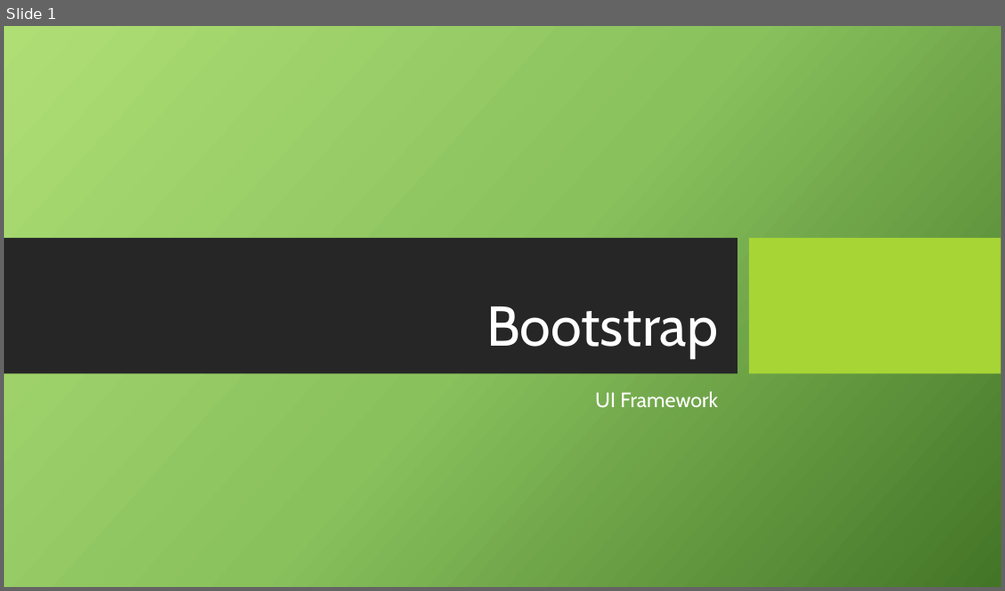
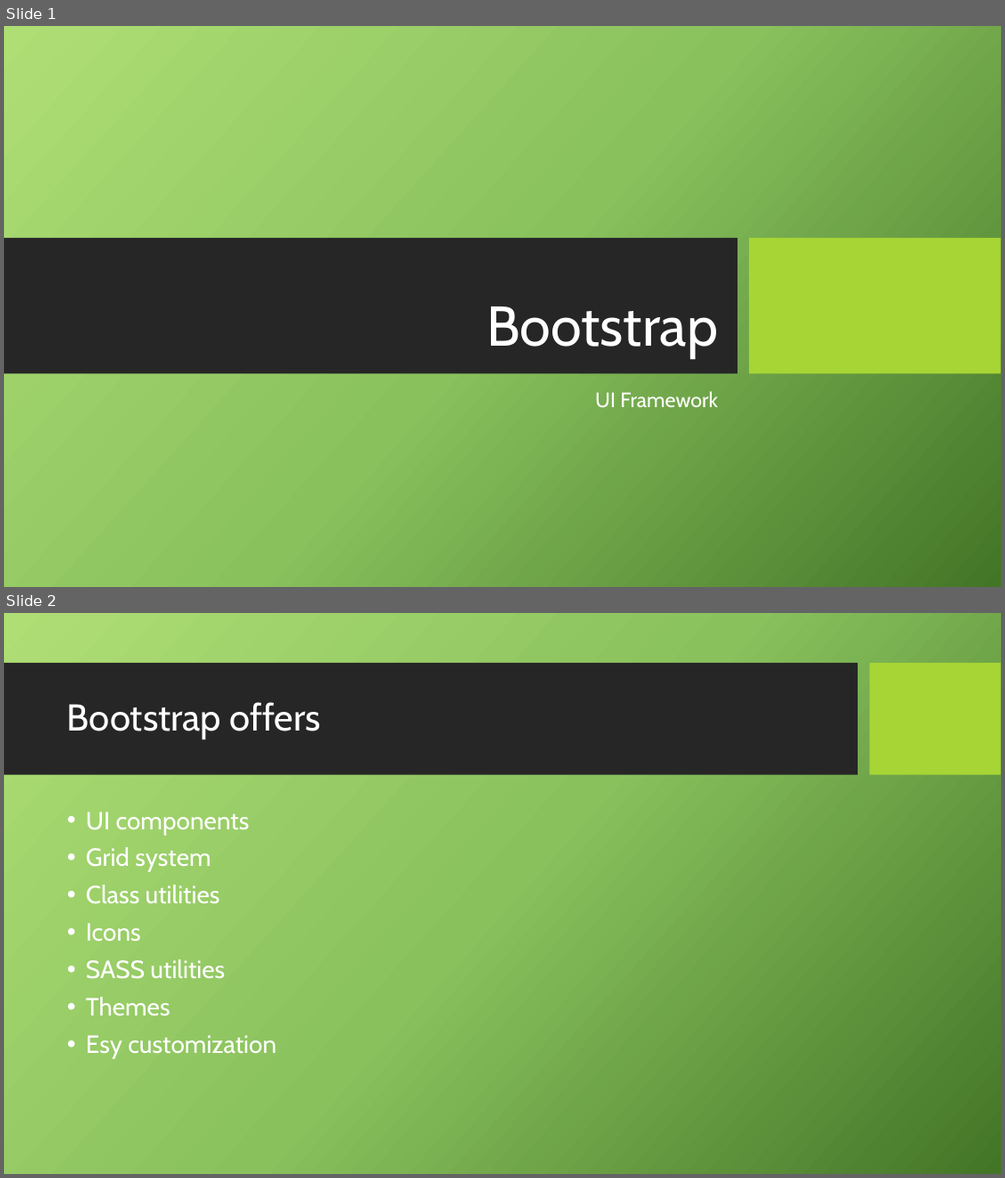
Before and after one commit to Mishurin/frontend-examples, a slide deck: bootstrap/Bootstrap.pptx. Shown one above the other, each under a label of ours: slide 1 before the commit, slides 1 and 2 after it. The pictures are 1005x591 and 1005x1178 pixels, drawn with LibreOffice and Linux fonts; fonts in the diff are those of the drawing; background and template pictures are left out. Boxes give left, top, right and bottom in pixels: in the first picture for what was removed or moved away, otherwise in the second. Text is boxed around its words. In the diff, an @@ line names an element or a change of style, - is before the commit and + after.

```diff
--- a/bootstrap/Bootstrap.pptx
+++ b/bootstrap/Bootstrap.pptx
@@ slide 2 added at (4,613,1001,1174), background picture (left out) @@
@@ rectangle added at (4,663,858,775), fill #262626 @@
@@ rectangle added at (870,663,1001,775), fill #A7D535 @@
@@ title added at (67,702,322,739), 36 pt, text #FFFFFF @@
+Bootstrap offers
@@ text added at (86,811,276,1058), 24 pt, text #FFFFFF @@
+• UI components
+• Grid system
+• Class utilities
+• Icons
+• SASS utilities
+• Themes
+• Esy customization
```
Also in this commit, not shown: 5 other slides added, 8 other files.
